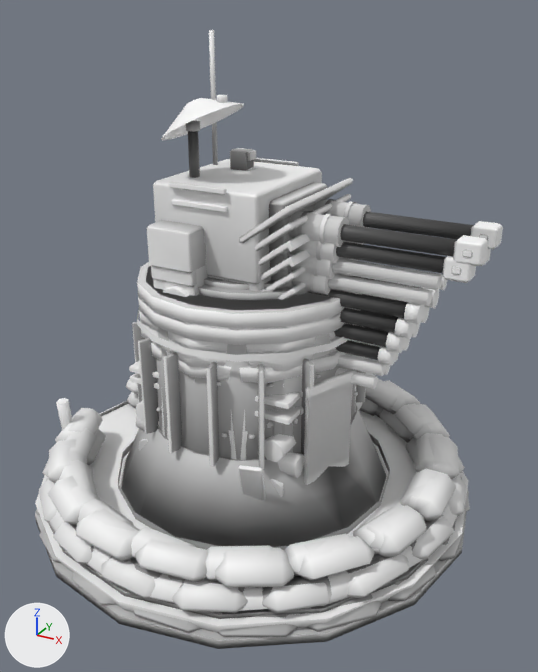
A saved change to the glTF model public/models/kit/gunTurret.glb.
One viewpoint serves both versions: a 50 mm camera at (3.62, -6.23, 5.04) aimed at (0.24, -0.08, 1.97). The lights are fixed; the arrows at lower left show +X, +Y and +Z. The picture after the commit comes second. Where no turn or scale is listed for an object, it has been applied to the vertices. Vertices at exactly the same position are counted once.

Objects in the first picture: 's10_body_mesh', 's10_guns_mesh', 's10_head_mesh', 's2_body_mesh', 's3_body_mesh', 's4_body_mesh', 's5_body_mesh', 's6_body_mesh', 's7_body_mesh', 's8_body_mesh', 's9_body_mesh', 's9_guns_mesh' and 15 more.
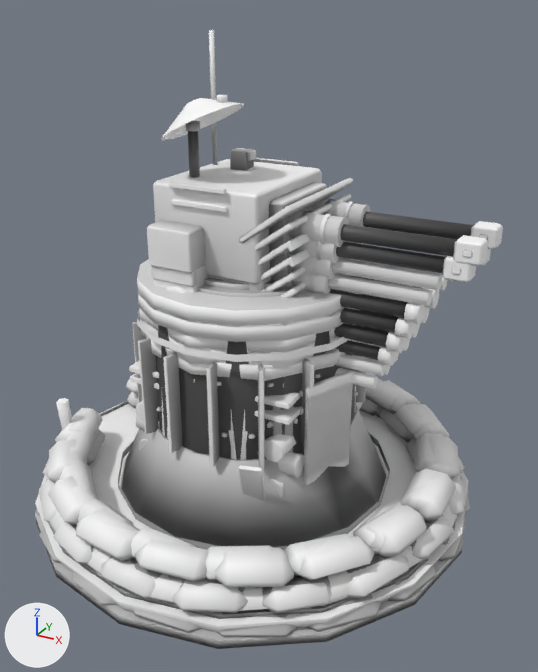
Changed parts and their boxes [x1, y1, x2, y2] in the pictures (538 x 672 px; the box of a moved part takes in the faces that stretch with it):
's10_body_mesh', reshaped
    before: [35, 262, 469, 649]
    after: [35, 259, 469, 648]
part 1 of me_s9_body, moved or reshaped
    before: [138, 297, 361, 345]
    after: [138, 294, 358, 342]
part 2 of me_s10_body, moved or reshaped
    before: [137, 262, 362, 331]
    after: [137, 259, 362, 327]
part 3 of me_s10_body, recoloured (darker)
    before: [146, 268, 357, 460]
    after: [155, 288, 357, 460]

Patch to the scene script:
```diff
--- a/public/models/kit/gunTurret.glb.py
+++ b/public/models/kit/gunTurret.glb.py
@@ me_s9_body @@
 me_s9_body.from_pydata(...)  # 456 vertices, 812 faces; spans x -2.42..2.42, y -2.42..2.42, z -1.27..1.27
 # used by ob_s9_body_mesh; location = (0.0, 0.0, 1.27)
+# me_s9_body part 1: the loose piece of 32 vertices spanning x -1.16..1.16, y -1.16..1.16, z 1.04..1.2 is moved by (0.0, 0.0, 0.03)
 me_s9_body.materials.append(mat_defaultmaterial_024)
@@ me_s10_body @@
 me_s10_body.from_pydata(...)  # 984 vertices, 1716 faces; spans x -2.42..2.42, y -2.42..2.42, z -1.34..1.34
 # used by ob_s10_body_mesh; location = (0.0, 0.0, 1.33)
+# me_s10_body part 2: the loose piece of 32 vertices spanning x -1.16..1.16, y -1.16..1.16, z 1.1..1.27 is moved by (0.0, 0.0, 0.03)
+# me_s10_body part 3: 113 kept faces spanning x -1.18..1.16, y -1.21..1.21, z -1.09..1.34 get new vertex colours; the middle colour goes from grey #a9a9a9 to grey #898989
 me_s10_body.materials.append(mat_defaultmaterial_027)
```
